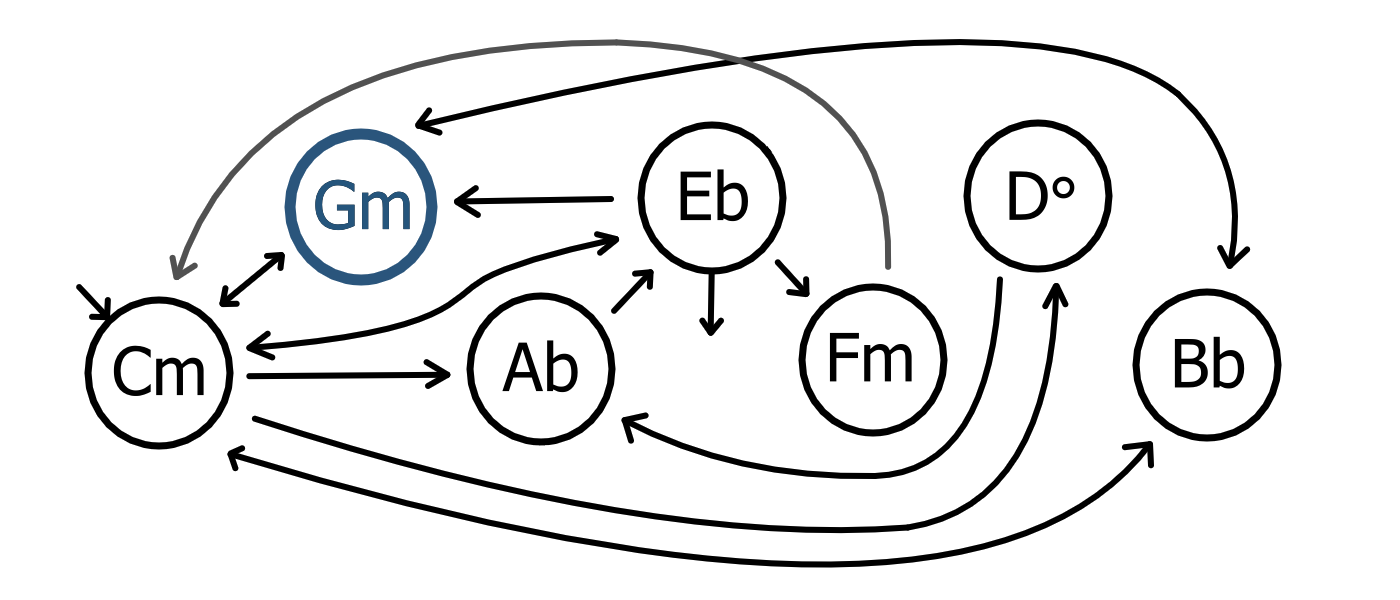
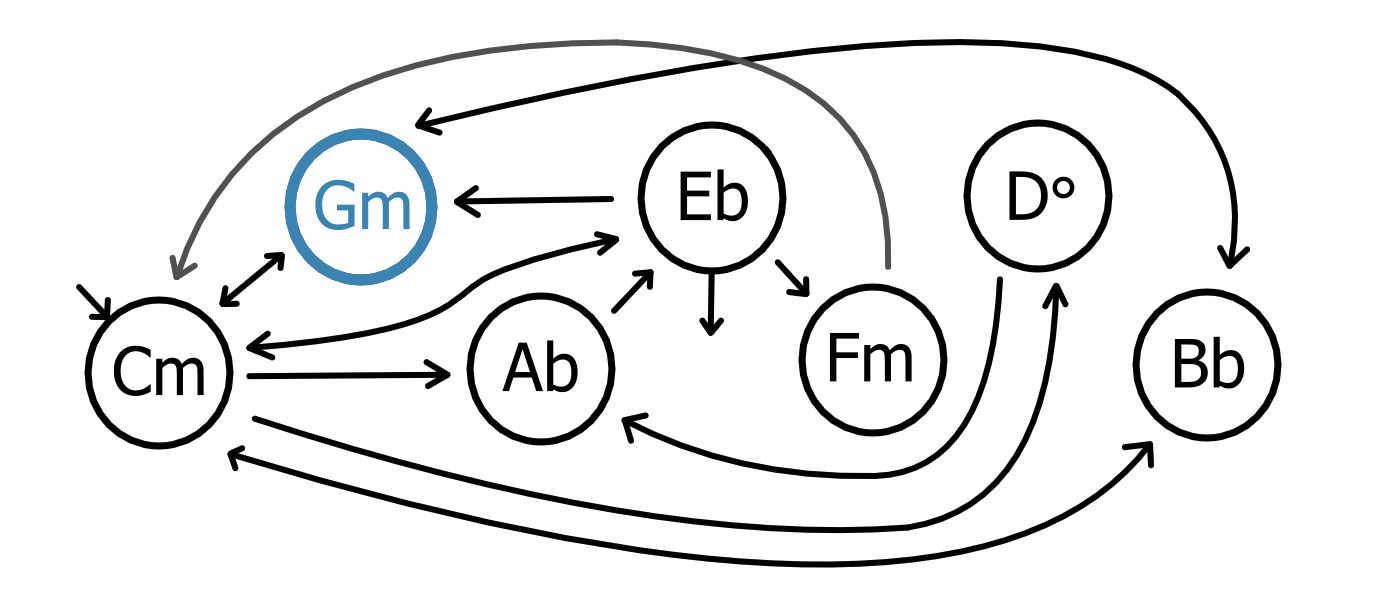
Comparing the layer stacks of the two 1400px x 600px images. Changes:
painted on "Ring" (5th of 7, in "3" › "Unselected") over [384, 248, 426, 282]
painted on "Paint Layer 2" (6th of 7, in "2" › "Selected") over [284, 128, 438, 286]
hid group "Unselected" (6th of 7, in "2") (2 layers) over [284, 128, 438, 286]
painted on "Paint Layer 3" over [284, 128, 438, 286]
